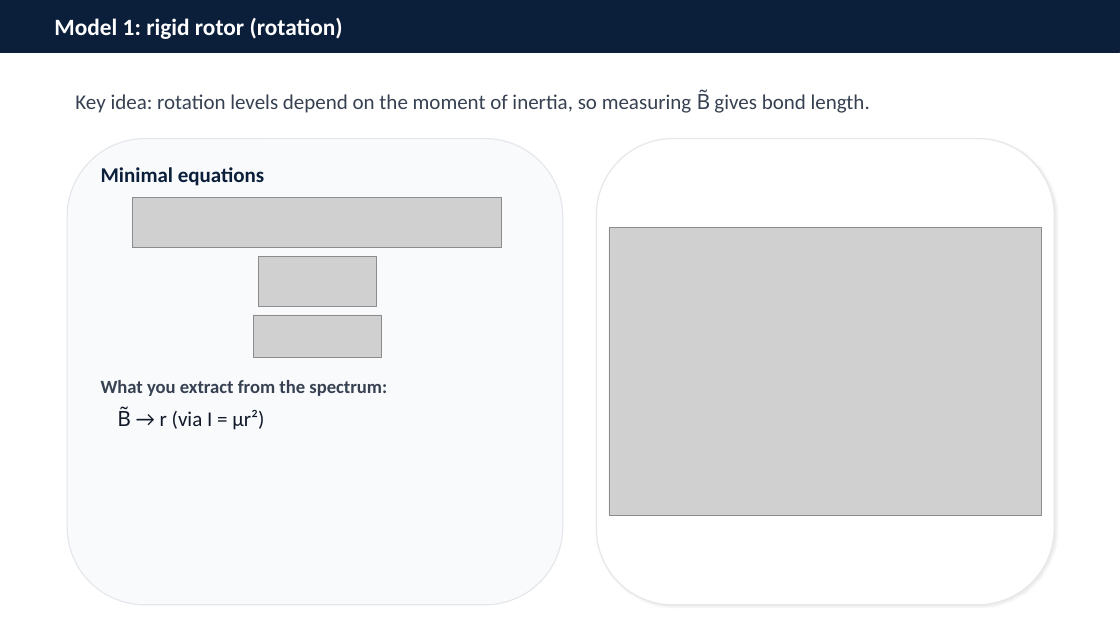
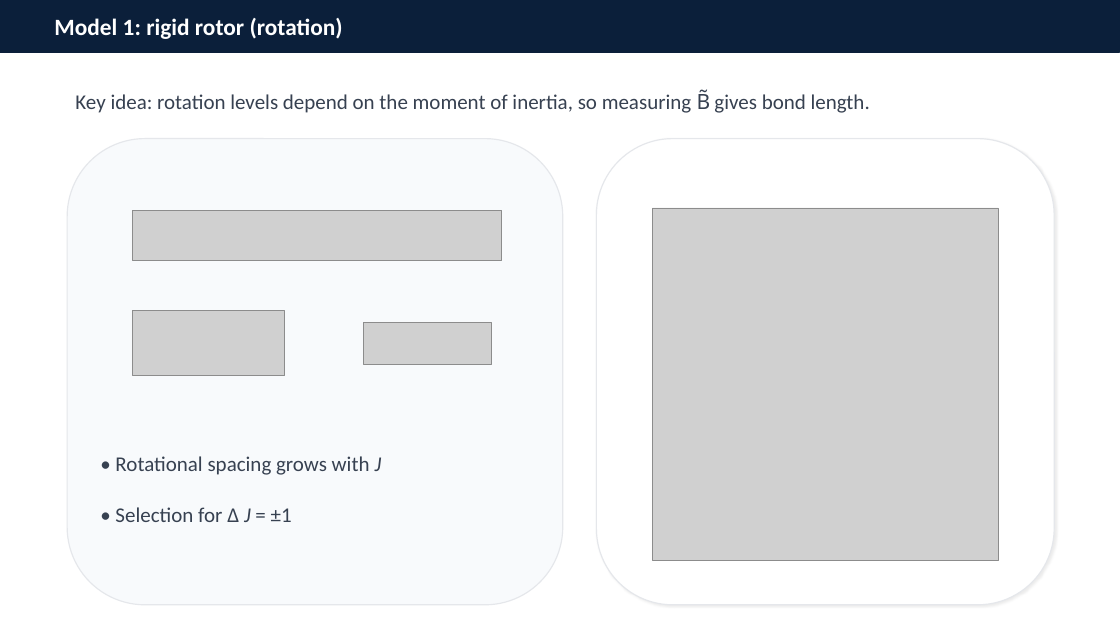
Before and after one commit to bstrb/BKinD, a slide deck: slide 4 of KZ4020/Lab2_IR_HCl_intro.pptx (slide 3 before the commit). Drawn at 1120x630 pixels with LibreOffice and Linux fonts; fonts in the diff are those of the drawing; grey boxes stand for pictures. Boxes give left, top, right and bottom in pixels: in the first picture for what was removed or moved away, otherwise in the second. Text is boxed around its words. In the diff, an @@ line names an element or a change of style, - is before the commit and + after.

```diff
--- a/KZ4020/Lab2_IR_HCl_intro.pptx
+++ b/KZ4020/Lab2_IR_HCl_intro.pptx
@@ text removed at [101, 167, 264, 186] @@
-Minimal equations
@@ picture: place and size @@
-picture at [609, 228, 1042, 516]
+picture at [653, 208, 998, 560]
@@ picture: place and size @@
-picture at [132, 197, 502, 248]
+picture at [132, 210, 502, 260]
@@ picture: place and size @@
-picture at [258, 256, 376, 307]
+picture at [132, 311, 284, 376]
@@ picture: place and size @@
-picture at [253, 315, 381, 357]
+picture at [364, 323, 492, 365]
@@ text removed at [101, 380, 387, 396] @@
-What you extract from the spectrum:
@@ text removed at [117, 406, 264, 430] @@
-B̃ → r (via I = μr²)
@@ text added at [115, 456, 382, 522], 18 pt, text #374151 @@
+• Rotational spacing grows with J
+• Selection for Δ J = ±1
```
Also in this commit, not shown: 7 other slides changed.
